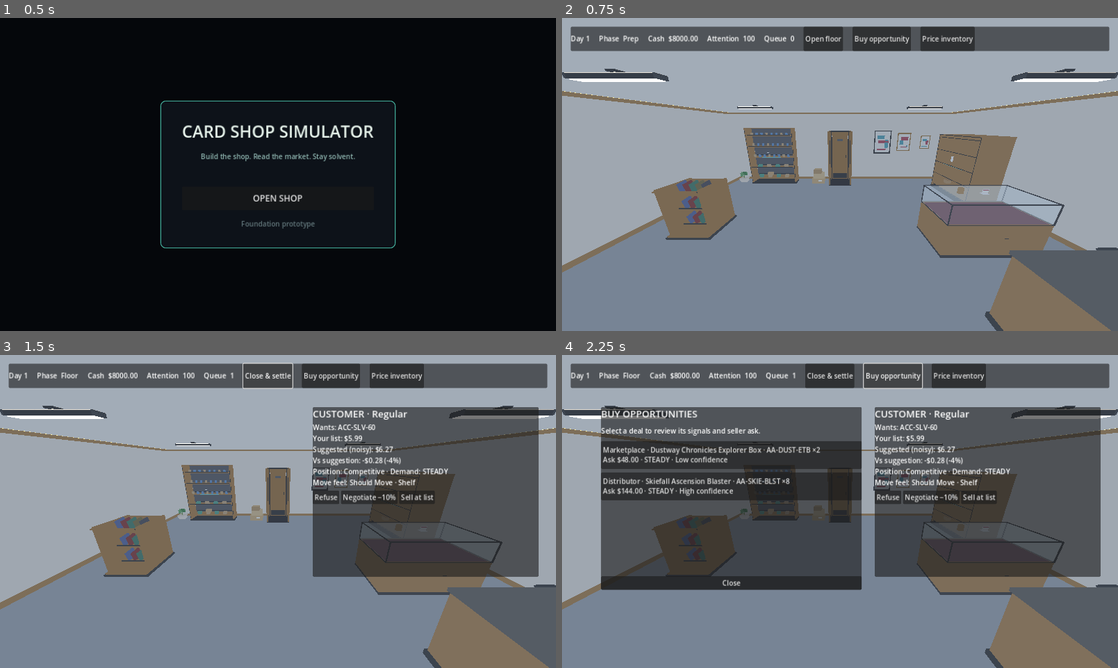
Above: before the commit, frames 1-4 (two rows, left to right).
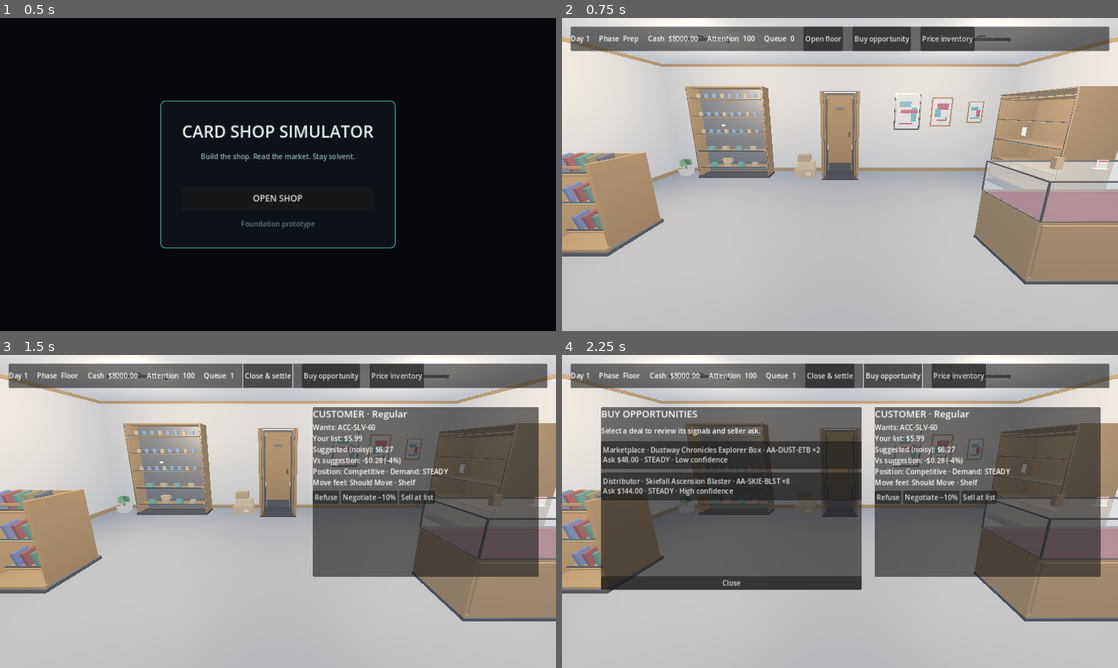
Above: after the commit, the same moments.

Repository: adamwlarson/cardshopsimulator
Game: Godot game, scene res://scenes/boot/boot.tscn
Same seed, same stepped clock (60 frames per second), same inputs: the game is played once before the commit and once after it.
Inputs:
- Up to frame 1 (0.5 s): no input
- Up to frame 2 (0.75 s): click "OPEN SHOP" at 0.5 s
- Up to frame 3 (1.5 s): click "Open floor" at 1.25 s
- Up to frame 4 (2.25 s): click "Buy opportunity" at 2 s

Frame 1 is identical in both runs. In frame 2, 93% of the frame differs, in the area x 0-100%, y 0-100%; in frame 3, 81%; in frame 4, 67%.

Commit message:
Fix shop gameplay camera and interior lighting
The default Camera3D sat 55cm below the 2.80m ceiling at FOV 90, so
the frame was dominated by overhead light panels. On Forward+ the
enclosed shell also shadowed out the sun while ambient was sourced
from a missing sky, leaving only emissive fixtures visible.

ShopCamera now uses eye-height aisle framing (look into the store)
and the environment uses color ambient plus omni fills under the
overhead panels.

Co-authored-by: Adam Larson <maddogawl@gmail.com>

Diff:
--- a/scenes/shop/shop_floor.tscn
+++ b/scenes/shop/shop_floor.tscn
@@ -1,8 +1,9 @@
-[gd_scene load_steps=29 format=3]
+[gd_scene load_steps=30 format=3]
 
 [ext_resource type="Script" path="res://scripts/core/day_clock.gd" id="1_clock"]
 [ext_resource type="Script" path="res://scripts/customers/customer_spawner.gd" id="2_customers"]
 [ext_resource type="PackedScene" path="res://scenes/ui/gameplay_hud.tscn" id="3_hud"]
+[ext_resource type="Script" path="res://scripts/shop/shop_camera.gd" id="28_camera"]
 [ext_resource type="PackedScene" path="res://assets/props/shop/fixtures/prop_shop_shell_01/prop_shop_shell_01.glb" id="4_shell"]
 [ext_resource type="PackedScene" path="res://assets/props/shop/fixtures/prop_light_overhead_01/prop_light_overhead_01.glb" id="5_light"]
 [ext_resource type="PackedScene" path="res://assets/props/shop/fixtures/prop_door_01/prop_door_01.glb" id="6_door"]
@@ -31,9 +32,9 @@
 [sub_resource type="Environment" id="Environment_shop"]
 background_mode = 1
 background_color = Color(0.08, 0.11, 0.14, 1)
-ambient_light_source = 3
+ambient_light_source = 2
 ambient_light_color = Color(0.72, 0.78, 0.86, 1)
-ambient_light_energy = 0.55
+ambient_light_energy = 0.7
 tonemap_mode = 2
 
 [node name="ShopFloor" type="Node3D"]
@@ -47,11 +48,12 @@
 light_energy = 1.2
 shadow_enabled = true
 
-[node name="Camera" type="Camera3D" parent="."]
-position = Vector3(4.5, 2.25, -0.45)
-rotation_degrees = Vector3(-17, 0, 0)
+[node name="ShopCamera" type="Camera3D" parent="."]
+script = ExtResource("28_camera")
+position = Vector3(4.5, 1.62, -0.8)
+rotation_degrees = Vector3(-15, 0, 0)
 current = true
-fov = 90.0
+fov = 68.0
 
 [node name="Architecture" type="Node3D" parent="."]
 
@@ -147,6 +149,34 @@
 [node name="BackRight" parent="Fixtures/OverheadLights" instance=ExtResource("5_light")]
 position = Vector3(6.75, 2.79, -4.95)
 
+[node name="FrontLeftFill" type="OmniLight3D" parent="Fixtures/OverheadLights"]
+position = Vector3(2.25, 2.55, -2.25)
+light_color = Color(1, 0.91, 0.78, 1)
+light_energy = 1.15
+omni_range = 5.0
+shadow_enabled = false
+
+[node name="FrontRightFill" type="OmniLight3D" parent="Fixtures/OverheadLights"]
+position = Vector3(6.75, 2.55, -2.25)
+light_color = Color(1, 0.91, 0.78, 1)
+light_energy = 1.15
+omni_range = 5.0
+shadow_enabled = false
+
+[node name="BackLeftFill" type="OmniLight3D" parent="Fixtures/OverheadLights"]
+position = Vector3(2.25, 2.55, -4.95)
+light_color = Color(1, 0.91, 0.78, 1)
+light_energy = 1.15
+omni_range = 5.0
+shadow_enabled = false
+
+[node name="BackRightFill" type="OmniLight3D" parent="Fixtures/OverheadLights"]
+position = Vector3(6.75, 2.55, -4.95)
+light_color = Color(1, 0.91, 0.78, 1)
+light_energy = 1.15
+omni_range = 5.0
+shadow_enabled = false
+
 [node name="Systems" type="Node" parent="."]
 
 [node name="DayClock" type="Node" parent="Systems"]
--- /dev/null
+++ b/scripts/shop/shop_camera.gd
@@ -0,0 +1,15 @@
+class_name ShopCamera
+extends Camera3D
+
+## Eye-height aisle camera for the 10×8 shop (shell origin SW, interior +X / −Z).
+## Ceiling is at 2.80 m; keep the eye well below it and look into the floor, not the lights.
+const EYE := Vector3(4.5, 1.62, -0.8)
+const LOOK_TARGET := Vector3(4.5, 0.72, -4.15)
+const FIELD_OF_VIEW := 68.0
+
+
+func _ready() -> void:
+	position = EYE
+	look_at(LOOK_TARGET, Vector3.UP)
+	fov = FIELD_OF_VIEW
+	current = true
--- a/tests/test_runner.gd
+++ b/tests/test_runner.gd
@@ -95,6 +95,7 @@
 	_test_titan_hype_price_focus()
 	_test_day_ten_beat_serialization()
 	_test_showcase_slab_and_singles_preconditions()
+	_test_shop_camera_framing()
 
 	if _failures == 0:
 		print("All foundation tests passed.")
@@ -1010,6 +1011,42 @@
 	_qa_autoload.call("set_force_enabled", false)
 
 
+func _test_shop_camera_framing() -> void:
+	var packed: PackedScene = load("res://scenes/shop/shop_floor.tscn") as PackedScene
+	_expect_equal(packed != null, true, "shop_floor scene loads")
+	if packed == null:
+		return
+	var shop: Node = packed.instantiate()
+	var camera := shop.get_node_or_null("ShopCamera") as Camera3D
+	_expect_equal(camera != null, true, "ShopCamera present")
+	if camera == null:
+		shop.free()
+		return
+	_expect_equal(camera.current, true, "ShopCamera is current")
+	_expect_equal(camera.position.y >= 1.4, true, "camera above waist height")
+	_expect_equal(camera.position.y <= 2.0, true, "camera below ceiling")
+	var look := -camera.transform.basis.z
+	_expect_equal(look.y < 0.0, true, "camera looks down at the floor")
+	_expect_equal(look.z < 0.0, true, "camera looks into the shop (-Z)")
+	_expect_equal(camera.fov <= 75.0, true, "FOV is not an ultra-wide ceiling bias")
+	var world := shop.get_node_or_null("WorldEnvironment") as WorldEnvironment
+	_expect_equal(world != null, true, "WorldEnvironment present")
+	if world != null and world.environment != null:
+		_expect_equal(
+			world.environment.ambient_light_source,
+			Environment.AMBIENT_SOURCE_COLOR,
+			"interior ambient uses color fill"
+		)
+	var omni_count := 0
+	var lights_root := shop.get_node_or_null("Fixtures/OverheadLights")
+	if lights_root != null:
+		for child: Node in lights_root.get_children():
+			if child is OmniLight3D:
+				omni_count += 1
+	_expect_equal(omni_count, 4, "overhead omni fills")
+	shop.free()
+
+
 func _test_day_ten_beat_serialization() -> void:
 	_beat_director.call("reset")
 	_game_state.set("current_day", 10)
